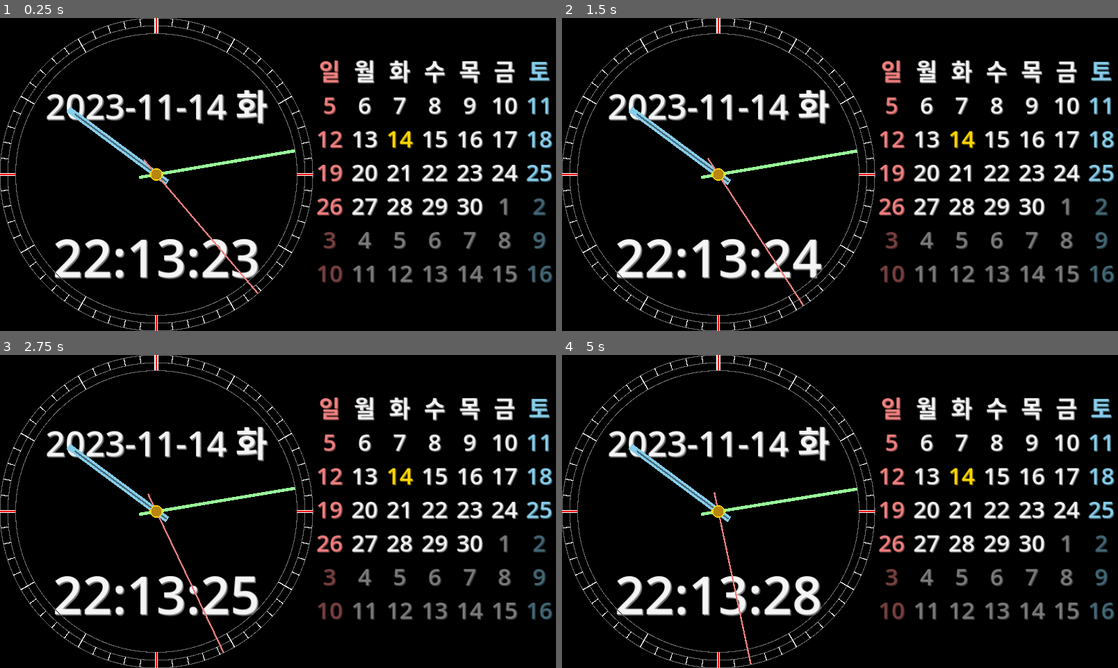
Above: before the commit, frames 1-4 (two rows, left to right).
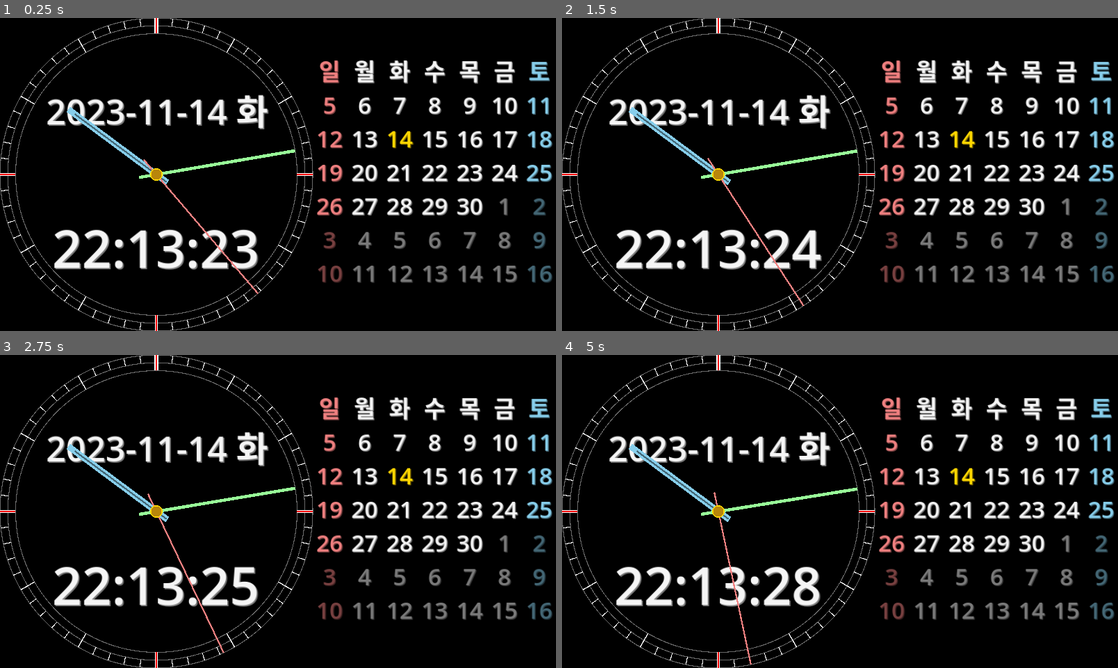
Above: after the commit, the same moments.

Repository: kasworld/gd4analogclockcal
Game: Godot game, scene res://main.tscn
The game is run twice, just before and just after one commit, with the same random seed, the same clock (stepped at 60 frames per second) and the same inputs.
Inputs:
- Up to frame 1 (0.25 s): no input
- Up to frame 2 (1.5 s): no input
- Up to frame 3 (2.75 s): no input
- Up to frame 4 (5 s): no input

The runs differ from the first frame. In frame 1, 5.3% of the frame differs, in the area x 8-49%, y 22-84%; in frame 2, 5.2%; in frame 3, 5.3%; in frame 4, 5.3%.

Commit message:
arrange time,date label

Diff:
--- a/date_label.tscn
+++ b/date_label.tscn
@@ -17,14 +17,14 @@
 anchor_top = 0.5
 anchor_right = 0.5
 anchor_bottom = 0.5
-offset_left = -338.0
-offset_top = -330.0
-offset_right = 338.0
-offset_bottom = -149.0
+offset_left = -336.0
+offset_top = -312.0
+offset_right = 340.0
+offset_bottom = -131.0
 grow_horizontal = 2
 grow_vertical = 2
 size_flags_vertical = 1
 theme = SubResource("Theme_fktmk")
-text = "0000-00-00"
+text = "0000-00-00 일"
 
 [connection signal="timeout" from="Timer" to="." method="_on_timer_timeout"]
--- a/time_label.tscn
+++ b/time_label.tscn
@@ -17,10 +17,10 @@
 anchor_top = 0.5
 anchor_right = 0.5
 anchor_bottom = 0.5
-offset_left = -240.0
-offset_top = 200.0
-offset_right = 240.0
-offset_bottom = 368.0
+offset_left = -360.0
+offset_top = 128.0
+offset_right = 356.0
+offset_bottom = 377.0
 grow_horizontal = 2
 grow_vertical = 2
 theme = SubResource("Theme_7tur1")
